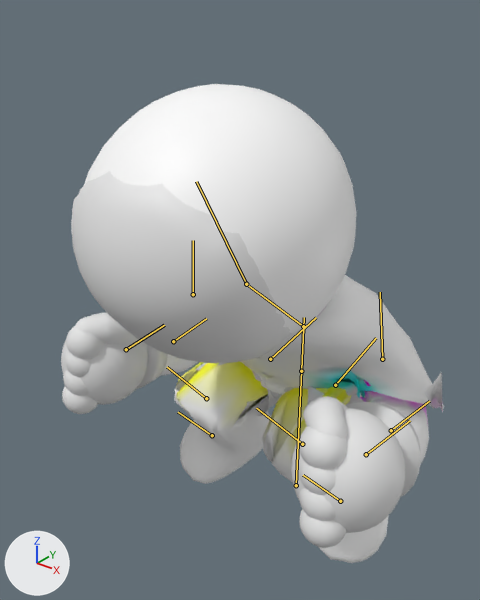
A saved change to the glTF model godot/models/base_rig.glb.
Camera for both pictures: a 50 mm camera at (1.205, -1.894, 1.967) aimed at (-0.062, -0.309, 0.985). The lights are fixed; the arrows at lower left show +X, +Y and +Z. The picture after the commit comes second. Both versions are drawn at frame 0 of the action 'roll'; the numbers are the values there. The bones that bend it are drawn over the model as lines.

Names of what the first picture shows: 'Cuff.L', 'Cuff.R', 'Face', 'Hand.L', 'Hand.R', 'Shirt', 'Shorts', 'Skin'.
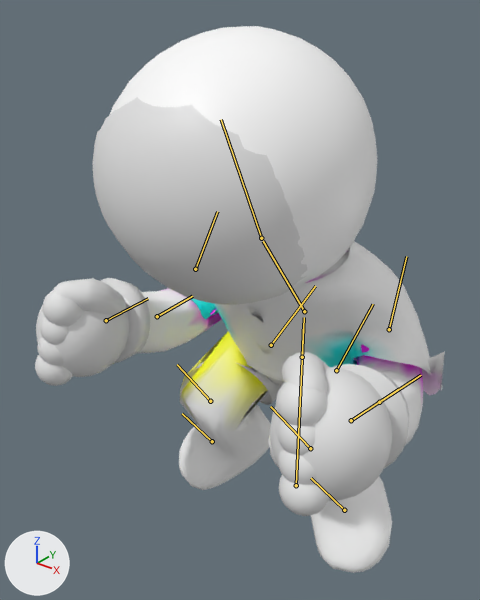
Pixel boxes (x1, y1, x2, y2) of what changed, in the pictures (480 x 600 px):
'Skin', posed (9% narrower, 14% taller)
    before: (84, 84, 429, 563)
    after: (110, 26, 423, 573)
'Face', posed (8% taller)
    before: (71, 171, 292, 363)
    after: (93, 97, 307, 305)
'Shirt', posed
    before: (241, 275, 444, 412)
    after: (161, 241, 445, 395)
'Hand.R', posed (7% wider, 8% taller)
    before: (291, 396, 405, 548)
    after: (270, 352, 392, 516)
'Hand.L', posed (8% wider, 7% taller)
    before: (61, 313, 148, 414)
    after: (35, 278, 129, 386)
'Cuff.R', posed (10% taller)
    before: (345, 402, 420, 497)
    after: (333, 364, 409, 469)
'Cuff.L', posed
    before: (136, 344, 168, 389)
    after: (101, 278, 150, 363)
'Shorts', posed
    before: (196, 361, 366, 416)
    after: (196, 361, 284, 405)
bone 'hips', root to tip
    before: (301, 371) to (303, 337)
    after: (302, 357) to (303, 323)
bone 'spine', root to tip
    before: (303, 326) to (249, 286)
    after: (304, 311) to (263, 241)
bone 'armU.L', root to tip
    before: (193, 294) to (193, 240)
    after: (195, 269) to (217, 211)
bone 'armL.L', root to tip
    before: (173, 341) to (206, 318)
    after: (157, 316) to (192, 296)
bone 'armU.R', root to tip
    before: (382, 359) to (380, 292)
    after: (389, 329) to (406, 256)
bone 'armL.R', root to tip
    before: (391, 430) to (429, 401)
    after: (379, 402) to (421, 375)
bone 'head', root to tip
    before: (246, 284) to (196, 181)
    after: (261, 238) to (221, 119)
bone 'thigh.L', root to tip
    before: (270, 359) to (316, 317)
    after: (271, 345) to (315, 286)
bone 'shin.L', root to tip
    before: (206, 398) to (167, 367)
    after: (210, 401) to (177, 364)
bone 'thigh.R', root to tip
    before: (335, 385) to (376, 338)
    after: (336, 370) to (373, 304)
bone 'shin.R', root to tip
    before: (302, 444) to (256, 408)
    after: (310, 448) to (270, 406)

Patch to the scene script:
```diff
--- a/godot/models/base_rig.glb.py
+++ b/godot/models/base_rig.glb.py
@@ bone_hips @@
 bone_hips = bpy.data.objects['Rig'].pose.bones['hips']  # child of 'root'
-bone_hips.location = (0.0, -0.236, 0.0)
+bone_hips.location = (0.0, -0.172, 0.0)
@@ bone_spine @@
 bone_spine = bpy.data.objects['Rig'].pose.bones['spine']  # child of 'hips'
-bone_spine.rotation_quaternion = (0.908, 0.418, 0.0, 0.0)  # degrees (49, 0, 0)
+bone_spine.rotation_quaternion = (0.95, 0.314, 0.0, 0.0)  # degrees (37, 0, 0)
@@ bone_armu_l @@
 bone_armu_l = bpy.data.objects['Rig'].pose.bones['armU.L']  # child of 'spine'
-bone_armu_l.rotation_quaternion = (0.921, -0.383, 0.029, -0.069)  # degrees (-45, 0, -9)
+bone_armu_l.rotation_quaternion = (0.842, -0.531, 0.05, -0.079)  # degrees (-65, 0, -11)
@@ bone_arml_l @@
 bone_arml_l = bpy.data.objects['Rig'].pose.bones['armL.L']  # child of 'armU.L'
-bone_arml_l.rotation_quaternion = (0.678, -0.735, 0.0, 0.0)  # degrees (-95, 0, 0)
+bone_arml_l.rotation_quaternion = (0.846, -0.534, 0.0, 0.0)  # degrees (-65, 0, 0)
@@ bone_armu_r @@
 bone_armu_r = bpy.data.objects['Rig'].pose.bones['armU.R']  # child of 'spine'
-bone_armu_r.rotation_quaternion = (0.921, -0.383, -0.029, 0.069)  # degrees (-45, 0, 9)
+bone_armu_r.rotation_quaternion = (0.842, -0.531, -0.05, 0.079)  # degrees (-65, 0, 11)
@@ bone_arml_r @@
 bone_arml_r = bpy.data.objects['Rig'].pose.bones['armL.R']  # child of 'armU.R'
-bone_arml_r.rotation_quaternion = (0.678, -0.735, 0.0, 0.0)  # degrees (-95, 0, 0)
+bone_arml_r.rotation_quaternion = (0.846, -0.534, 0.0, 0.0)  # degrees (-65, 0, 0)
@@ bone_head @@
 bone_head = bpy.data.objects['Rig'].pose.bones['head']  # child of 'spine'
-bone_head.rotation_quaternion = (0.986, -0.168, 0.0, 0.0)  # degrees (-19, 0, 0)
+bone_head.rotation_quaternion = (0.996, -0.094, 0.0, 0.0)  # degrees (-11, 0, 0)
@@ bone_thigh_l @@
 bone_thigh_l = bpy.data.objects['Rig'].pose.bones['thigh.L']  # child of 'hips'
-bone_thigh_l.rotation_quaternion = (0.767, -0.639, 0.036, -0.043)  # degrees (-80, 0, -6)
+bone_thigh_l.rotation_quaternion = (0.864, -0.501, 0.028, -0.049)  # degrees (-60, 0, -6)
@@ bone_shin_l @@
 bone_shin_l = bpy.data.objects['Rig'].pose.bones['shin.L']  # child of 'thigh.L'
-bone_shin_l.rotation_quaternion = (0.497, 0.868, 0.0, 0.0)  # degrees (120, 0, 0)
+bone_shin_l.rotation_quaternion = (0.664, 0.748, 0.0, 0.0)  # degrees (97, 0, 0)
@@ bone_thigh_r @@
 bone_thigh_r = bpy.data.objects['Rig'].pose.bones['thigh.R']  # child of 'hips'
-bone_thigh_r.rotation_quaternion = (0.767, -0.639, -0.036, 0.043)  # degrees (-80, 0, 6)
+bone_thigh_r.rotation_quaternion = (0.864, -0.501, -0.028, 0.049)  # degrees (-60, 0, 6)
@@ bone_shin_r @@
 bone_shin_r = bpy.data.objects['Rig'].pose.bones['shin.R']  # child of 'thigh.R'
-bone_shin_r.rotation_quaternion = (0.497, 0.868, 0.0, 0.0)  # degrees (120, 0, 0)
+bone_shin_r.rotation_quaternion = (0.664, 0.748, 0.0, 0.0)  # degrees (97, 0, 0)
```
